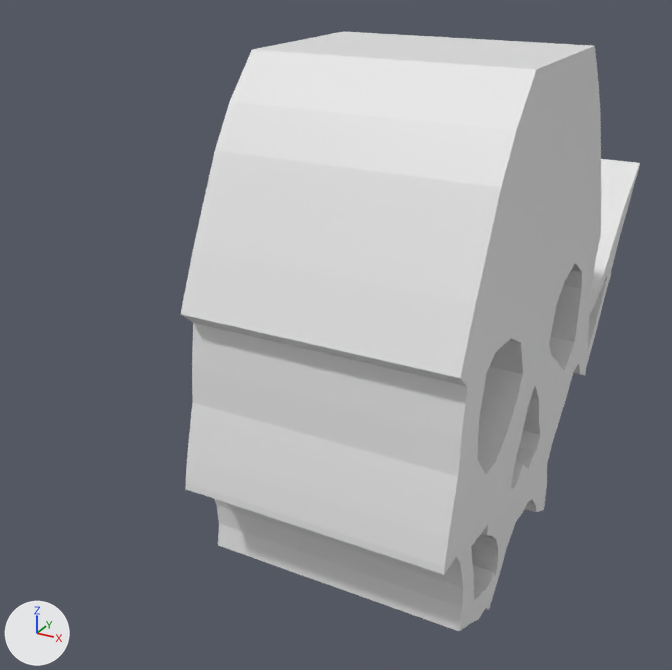
The Blender file 4 - BLE/Manimarco-LAB-4-BLE.blend as it was, and as the next commit left it.
The view is the same before and after, from a 50 mm camera at (2.69, -5.92, 11.18) aimed at (-0.56, -0.02, 8.23). Lighting does not change. The marker at lower left points along +X, +Y and +Z.

The scene before the commit, as lines of its bpy script (objects in view):
```python
me_cube = bpy.data.meshes.new('Cube')
me_cube.from_pydata(...)  # 322 vertices, 367 faces; spans x -1.02..1.01, y -1.46..3.11, z 2.31..6.24
me_cube.materials.append(mat_material)  # white #e7e7e7
ob_cube = bpy.data.objects.new('Cube', me_cube)
ob_cube.location = (0.0, 0.0, 4.179)
```
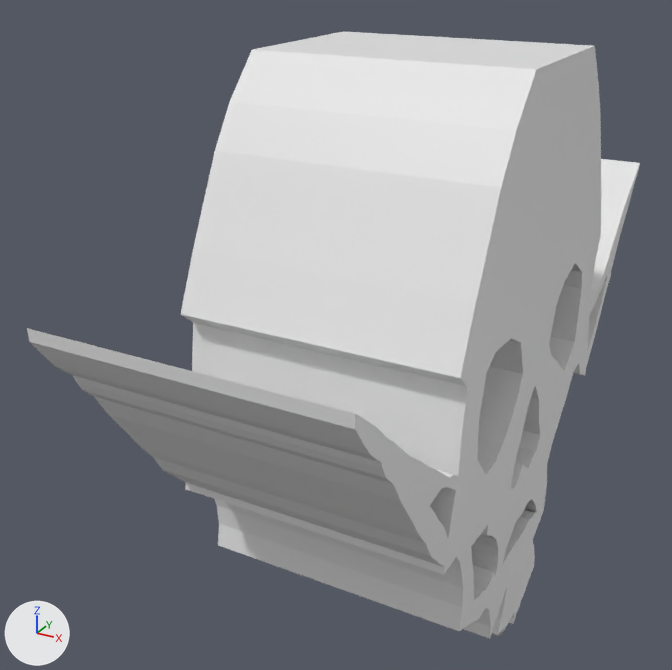
Changed parts and their boxes (x1, y1, x2, y2) in the pictures (672 x 670 px):
'Cube', reshaped (33% wider)
    before: (181, 32, 640, 631)
    after: (27, 32, 640, 639)
part 1 of me_cube, built on
    before: (186, 403, 458, 567)
    after: (27, 328, 544, 639)

The change, as a diff of the scene's bpy script:
```diff
--- a/4 - BLE/Manimarco-LAB-4-BLE.blend.py
+++ b/4 - BLE/Manimarco-LAB-4-BLE.blend.py
@@ me_cube @@
 # used by ob_cube; location = (0.0, 0.0, 4.179)
-me_cube.from_pydata(...)  # 322 vertices, 367 faces; spans x -1.02..1.01, y -1.46..3.11, z 2.31..6.24
+me_cube.from_pydata(...)  # 522 vertices, 587 faces, 4 loose edges; spans x -1.02..1.01, y -2.68..3.11, z 1.61..6.24
+# me_cube part 1
+# 4 faces are deleted
+# 126 vertices are added at x -1.02..1.01, y -2.68..0.72, z 1.61..5.02
+# 68 new vertices lie (2.0, 0.0, 0.0) away from vertices in x -1.0, y -2.68..0.72, z 1.61..5.02
+# 6 new vertices lie (0.0, 0.08, 0.0) away from vertices in x -1.0..1.0, y 0.29..0.47, z 1.89..2.13
+# 4 loose edges are added
+# 224 new faces join them
 me_cube.materials.append(mat_material)
```
